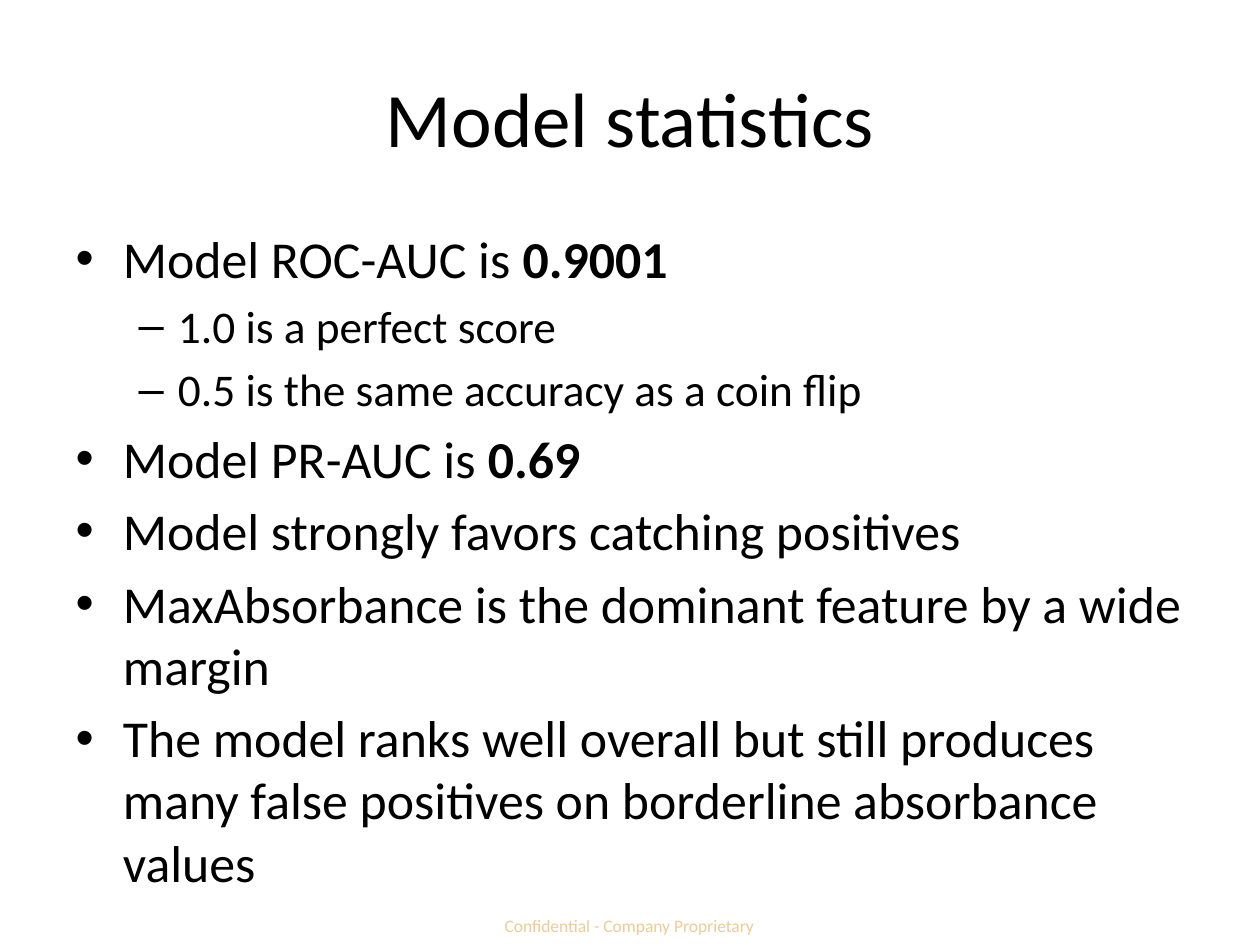
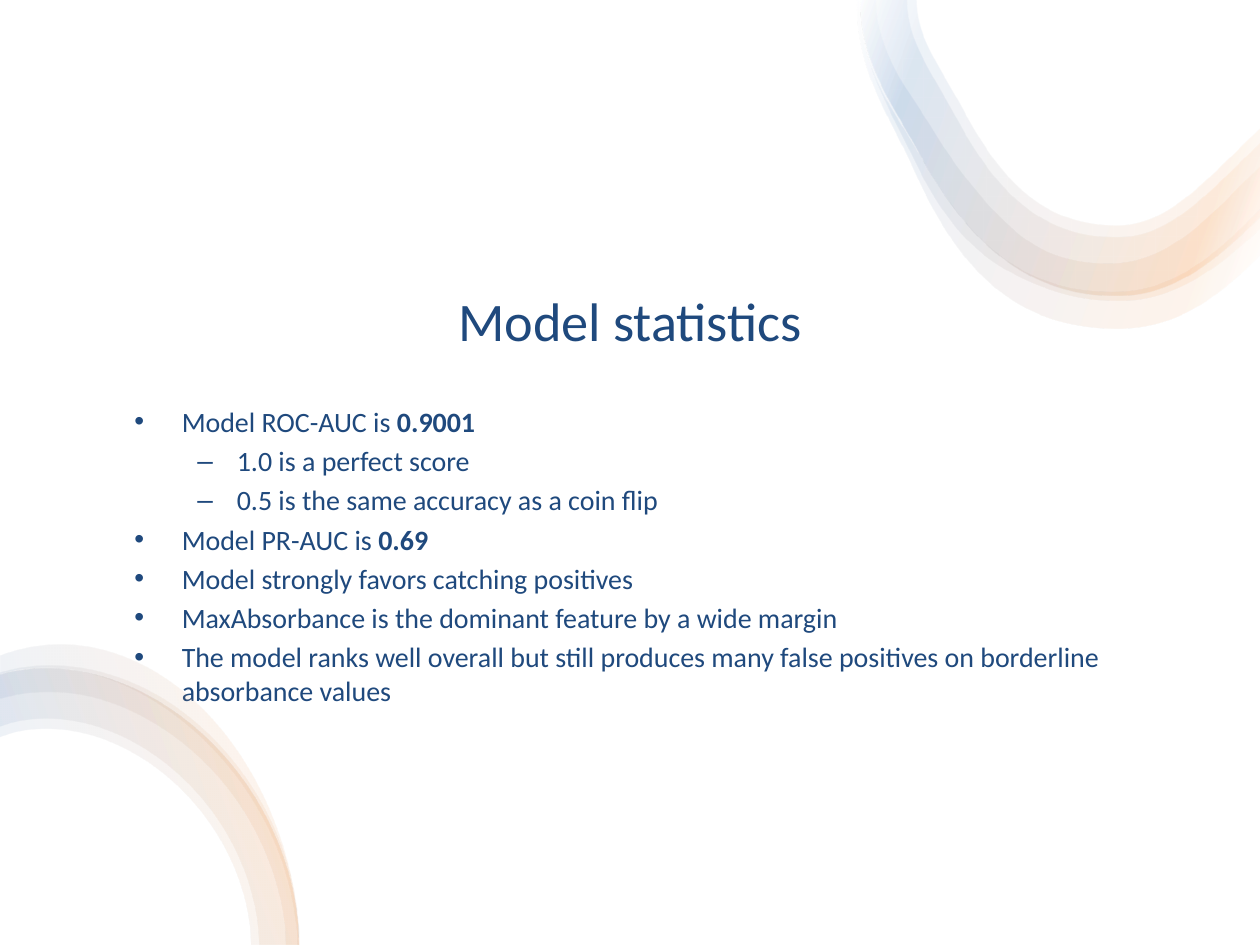
Before and after one commit to idt-hzhang/predictive_bio_models, a slide deck: slide 3 of hplc-fraction-collection/fraction_collection_slides.pptx. Drawn at 1260x945 pixels with LibreOffice and Linux fonts; fonts in the diff are those of the drawing. Boxes give left, top, right and bottom in pixels: in the first picture for what was removed or moved away, otherwise in the second. Text is boxed around its words. In the diff, an @@ line names an element or a change of style, - is before the commit and + after.

```diff
--- a/hplc-fraction-collection/fraction_collection_slides.pptx
+++ b/hplc-fraction-collection/fraction_collection_slides.pptx
@@ rectangle added at [0,0,1260,945], fill #FFFFFF @@
@@ group added at [857,0,1260,329]: 4 freeform shapes @@
@@ title "Model statistics": place and size @@
-title "Model statistics" at [386,93,874,148]
+title "Model statistics" at [458,303,802,342]
@@ title "Model statistics" at [458,303,802,342]: size 44 to 31 pt, text colour #000000 to #1F497D; vertical alignment middle to bottom @@
@@ text "Model ROC-AUC is 0.9001": place and size @@
-text "Model ROC-AUC is 0.9001" at [123,242,1181,828]
+text "Model ROC-AUC is 0.9001" at [182,412,1098,701]
@@ text "Model ROC-AUC is 0.9001" at [182,412,1098,701]: size 29.6 to 16 pt in "Model ROC-AUC is 0.9001", "Model PR-AUC is 0.69", "Model strongly favors catching positives", "MaxAbsorbance is the dominant feature by a ..." and 1 more places; text colour #000000 to #1F497D; size 25.9 to 16 pt in "1.0 is a perfect score", "0.5 is the same accuracy as a ..."; less space between paragraphs @@
@@ group added at [0,645,300,945]: 4 freeform shapes @@
@@ text removed at [505,920,754,935] @@
-Confidential - Company Proprietary
```
Also in this commit, not shown: 6 other slides changed.
